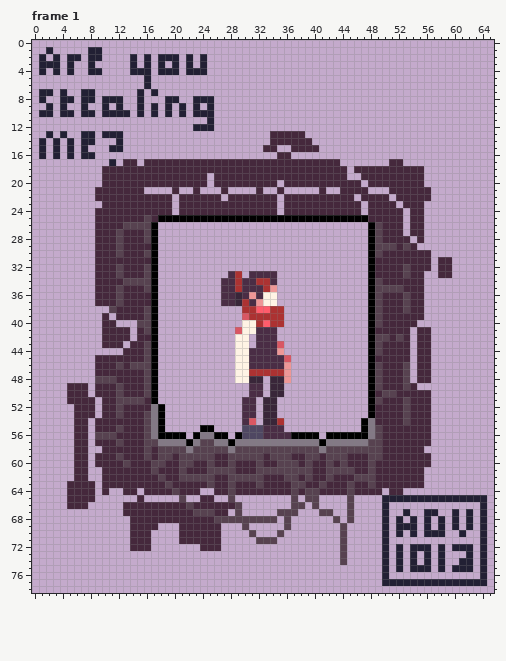
Animated GIF sprite -- landing.gif. The first picture shows the starting point.
The file is 264x316 pixels, drawn in blocks of 4x4; one block is one cell here. Colours within 5 levels of each other are drawn and written as one. Shown: frame 1. The commit also changed other frames, which this record leaves out.
Now the later version:
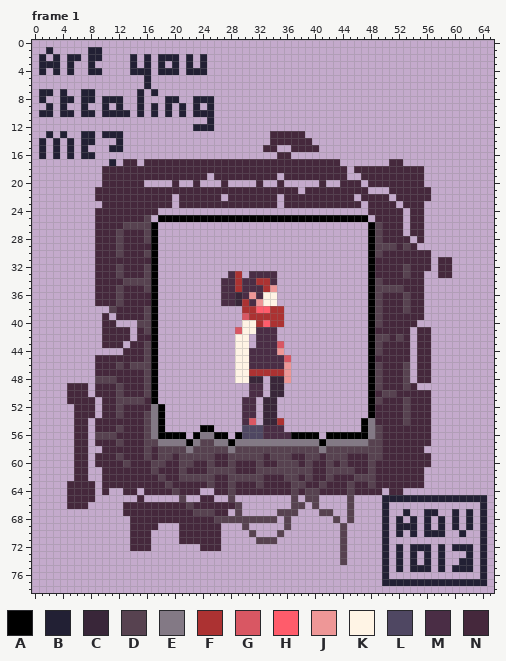
Palette (. is transparent): A #000000  B #222034  C #392639  D #574250  E #837985  F #ac3232  G #d95763  H #ff5c6b  J #ee9797  K #fff4e5  L #4f4762  M #4a2d45  N #45283c
Edits made:
Changed rows in their new state; - is an unchanged pixel.
Frame 1:
first column x 16:
19 -------------------.-------------
20 ....-..-.-.-....-..N.....-..-----
21 NNNN-NN-NNN-NNNN-NN-NN-NN-NN-----
24 --..-..............-...........--
25 -.------------------------------.
Pixel boxes of the changes (left, top, right, bottom) in both pictures:
changed: (144, 173, 375, 222)
